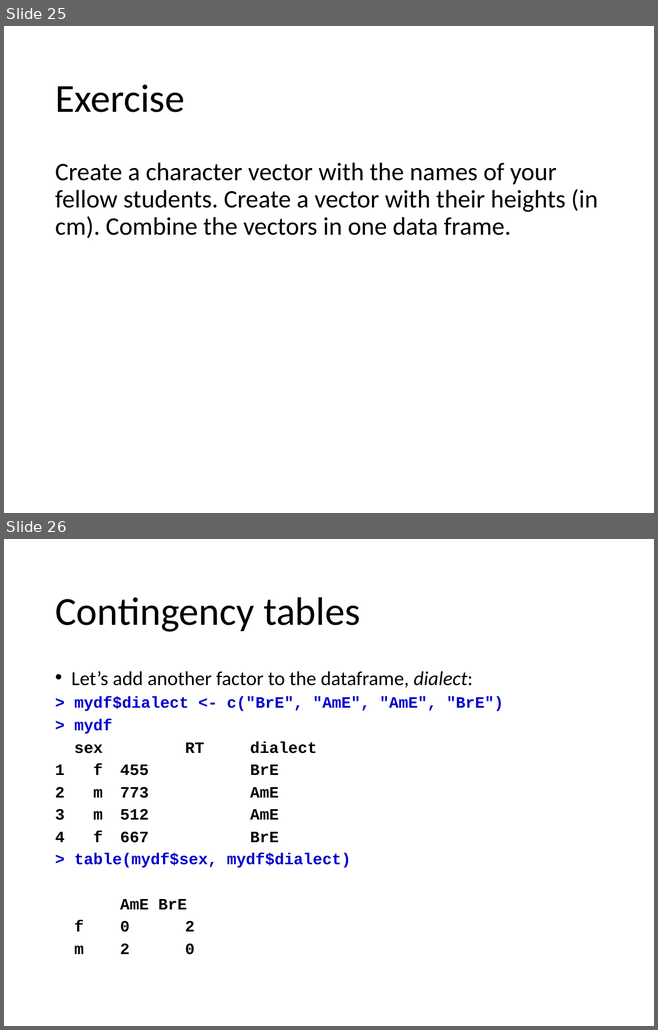
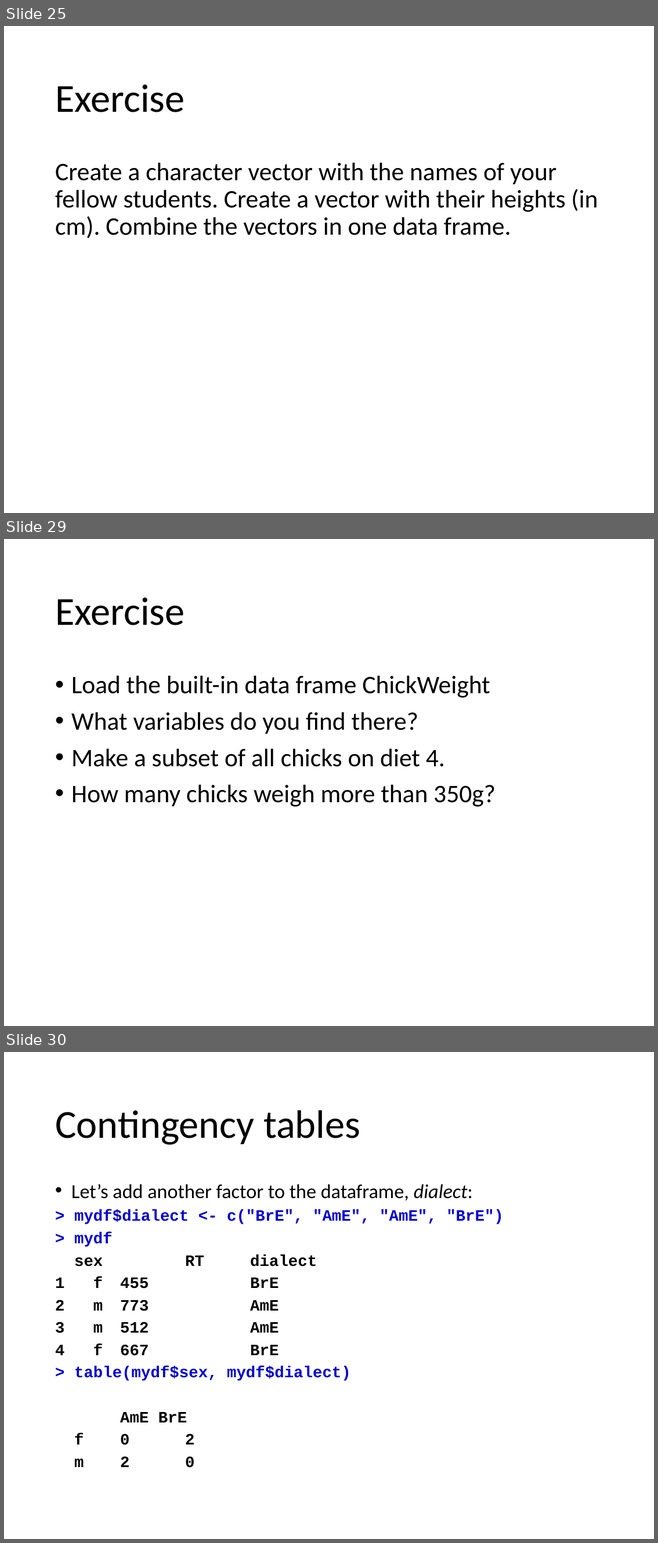
Before and after one commit to levshina/Jena, a slide deck: Intro_R.pptx. Shown one above the other, each under a label of ours: slides 25 and 26 before the commit, slides 25, 29 and 30 after it; the slides between them are not shown. The pictures are 658x1030 and 658x1543 pixels, drawn with LibreOffice and Linux fonts; fonts in the diff are those of the drawing. Boxes give left, top, right and bottom in pixels: in the first picture for what was removed or moved away, otherwise in the second. Text is boxed around its words. In the diff, an @@ line names an element or a change of style, - is before the commit and + after.

```diff
--- a/Intro_R.pptx
+++ b/Intro_R.pptx
@@ slide 29 added at [4,539,654,1026], background #FFFFFF @@
@@ title added at [55,598,184,625], 44 pt, text #000000 @@
+Exercise
@@ text added at [71,675,495,807], 28 pt, text #000000 @@
+• Load the built-in data frame ChickWeight
+• What variables do you find there?
+• Make a subset of all chicks on diet 4.
+• How many chicks weigh more than 350g?
@@ what was slide 26 is now slide 30 @@
```
Also in this commit, not shown: 3 other slides added.
